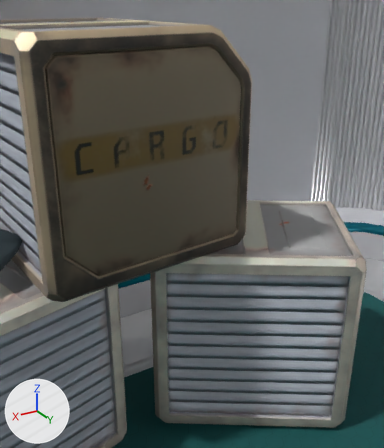
The glTF model data/environment/spaceship_lab_room/abandoned_spaceship_lab_room_bed.gltf, before and after one commit.
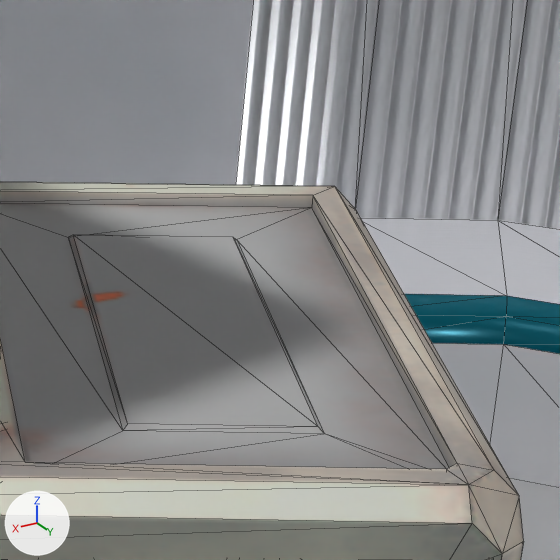
Each version is shown from a 50 mm lens placed at (-1.103, -1.68, 2.107), pointed at (-2.397, -3.838, 1.028), then close up on the part from 69% to 97% of the width and 37% to 61% of the height. The axes (+X, +Y, +Z) are drawn at lower left. The lights are the same throughout. The close-ups show mesh edges as thin lines. Where no turn or scale is listed for an object, it has been applied to the vertices.

Objects in the first close-up: 'Box.003', 'Room'.
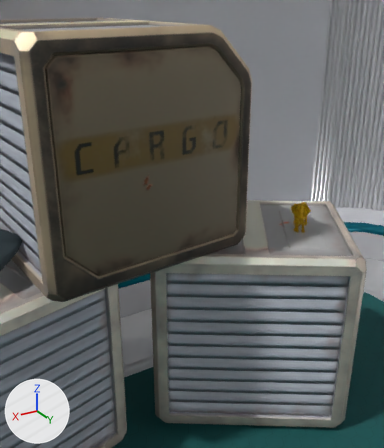
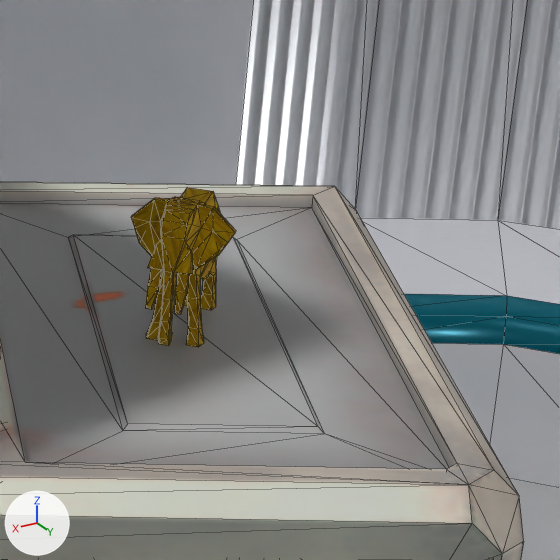
Pixel boxes [x1, y1, x2, y2] of what changed, in the close-ups (560 x 560 px):
'Elephant.001', added: after [131, 187, 236, 347]

The change in detail:
Picture 'old_ wood' (img_old__wood) is new.
Material 'Elephant.tex' (mat_elephant_tex) is new.
Uses the picture img_old__wood.
Mesh me_plane_003 is new.
It has 268 vertices, 532 faces and spans x -0.058..0.105, y -0.047..0.081, z 0.0..0.152.
It uses material mat_elephant_tex.
Object 'Elephant.001' (ob_elephant_001) is new; it shows me_plane_003.
Its location is (-2.91, -3.58, 0.99).
